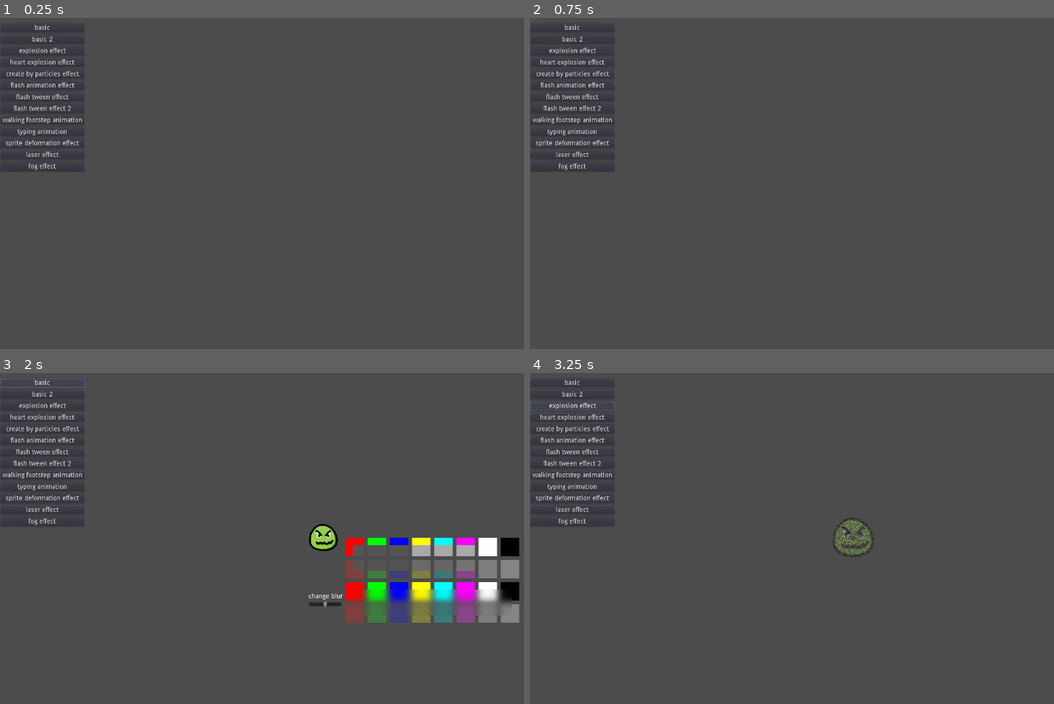
Above: before the commit, frames 1-4 (two rows, left to right).
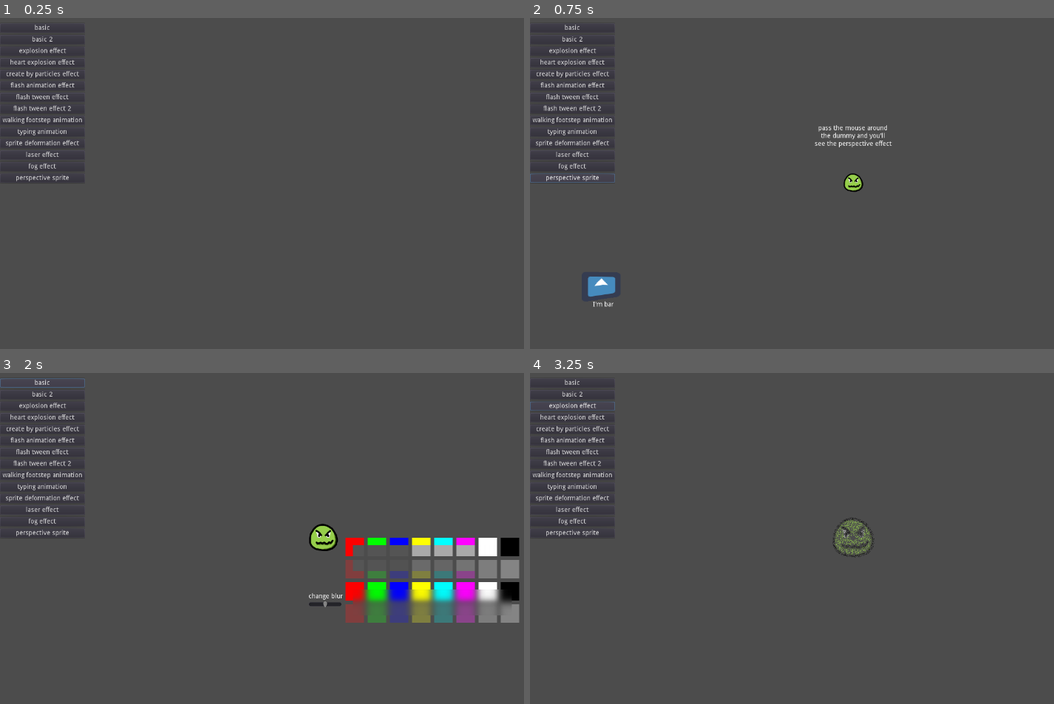
Above: after the commit, the same moments.

Repository: jttuboi/godot_projects_for_studies
Game: Godot game, scene res://World.tscn
Same seed, same stepped clock (60 frames per second), same inputs: the game is played once before the commit and once after it. The engine's default icon, where the game draws it, is replaced by a stand-in: a white triangle on a blue panel in a dark square.
Inputs (mouse positions are in pixels of both pictures, inside the frame that each line leads up to):
- Up to frame 1 (0.25 s): no input
- Up to frame 2 (0.75 s): click (571, 176) at 0.5 s, where only the run after the commit has a clickable "perspective sprite"
- Up to frame 3 (2 s): click "basic" at 1.25 s
- Up to frame 4 (3.25 s): click "basic 2" at 2 s; click "explosion effect" at 2.75 s

The runs differ from the first frame. In frame 1, 0.1% of the frame differs, in the area x 0-16%, y 47-50%; in frame 2, 0.9%, in the area x 0-70%, y 32-88%; in frame 3, 0.1%; in frame 4, 0.1%.

Commit message:
add perspective sprite technique.

Diff:
--- a/playground/World.gd
+++ b/playground/World.gd
@@ -104,6 +104,15 @@
 	_add_container(scene)
 
 
+# MIT license
+# https://godotshaders.com/shader/sprite-perspective-correection/
+# no license
+# https://github.com/Larrxi/godot-shader-skew-text
+func _on_PerspectiveSprite_pressed():
+	_clear_container()
+	var scene = preload("res://perspective_sprite/perspective_sprite.tscn").instance()
+	_add_container(scene)
+
 
 func _add_container(node):
 	node.position = $ContainerCenter.position
--- a/playground/World.tscn
+++ b/playground/World.tscn
@@ -119,10 +119,16 @@
 margin_bottom = 335.0
 text = "fog effect"
 
-[node name="_2" type="Control" parent="Menu/_/_"]
+[node name="PerspectiveSprite" type="Button" parent="Menu/_/_"]
 margin_top = 340.0
 margin_right = 184.0
-margin_bottom = 350.0
+margin_bottom = 360.0
+text = "perspective sprite"
+
+[node name="_2" type="Control" parent="Menu/_/_"]
+margin_top = 365.0
+margin_right = 184.0
+margin_bottom = 375.0
 rect_min_size = Vector2( 0, 10 )
 
 [node name="Container" type="Node2D" parent="."]
@@ -143,3 +149,4 @@
 [connection signal="pressed" from="Menu/_/_/SpriteDeformationEffect" to="." method="_on_SpriteDeformationEffect_pressed"]
 [connection signal="pressed" from="Menu/_/_/LaserEffect" to="." method="_on_LaserEffect_pressed"]
 [connection signal="pressed" from="Menu/_/_/FogEffect" to="." method="_on_FogEffect_pressed"]
+[connection signal="pressed" from="Menu/_/_/PerspectiveSprite" to="." method="_on_PerspectiveSprite_pressed"]
--- /dev/null
+++ b/playground/perspective_sprite/dummy2.gd
@@ -0,0 +1,37 @@
+extends "res://shared/dummy.gd"
+
+var mouse_on_card = false
+var mouse_position_for_skew = Vector2.ZERO
+
+
+func _ready():
+	var material = ShaderMaterial.new()
+	material.shader = preload("res://perspective_sprite/perspective_sprite_follow_mouse.shader")
+	$Sprite.material = material
+
+	$Sprite.material.set_shader_param("width", $Sprite.texture.get_width())
+	$Sprite.material.set_shader_param("height", $Sprite.texture.get_height())
+
+
+func _process(delta: float):
+	if not mouse_on_card:
+		# lerp position to (0, 0) if mouse outside bounds
+		mouse_position_for_skew = mouse_position_for_skew.linear_interpolate(Vector2.ZERO, 5 * delta)
+
+	$Sprite.material.set_shader_param("mouse_position", mouse_position_for_skew)
+
+
+func _input(event: InputEvent):
+	if event is InputEventMouseMotion:
+		var actual_rect = Rect2(-$Sprite.texture.get_width(), -$Sprite.texture.get_height(),
+		$Sprite.texture.get_width() * 2.0, $Sprite.texture.get_height() * 2.0)
+		print(actual_rect)
+		print(to_local(event.position))
+		if actual_rect.has_point(to_local(event.position)):
+			mouse_on_card = true
+
+			mouse_position_for_skew = to_local(event.position)
+		else:
+			# if on previous motion mouse was on card and on this frame mouse is moved out - reset flag
+			if mouse_on_card:
+				mouse_on_card = false
--- /dev/null
+++ b/playground/perspective_sprite/perspective_sprite.tscn
@@ -0,0 +1,62 @@
+[gd_scene load_steps=8 format=2]
+
+[ext_resource path="res://shared/dummy.tscn" type="PackedScene" id=2]
+[ext_resource path="res://shared/godot.png" type="Texture" id=3]
+[ext_resource path="res://perspective_sprite/perspective_sprite_image_bar.shader" type="Shader" id=4]
+[ext_resource path="res://perspective_sprite/perspective_sprite_follow_mouse.shader" type="Shader" id=5]
+[ext_resource path="res://perspective_sprite/dummy2.gd" type="Script" id=6]
+
+[sub_resource type="ShaderMaterial" id=2]
+shader = ExtResource( 5 )
+shader_param/width = 64.0
+shader_param/height = 64.0
+shader_param/mouse_position = Vector2( 0, 0 )
+
+[sub_resource type="ShaderMaterial" id=1]
+shader = ExtResource( 4 )
+shader_param/timeSin = 0.864
+shader_param/timeCos = 1.203
+shader_param/amplitudeX = -18.319
+shader_param/amplitudeY = 12.825
+
+[node name="PerspectiveSprite" type="Node2D"]
+
+[node name="Dummy" parent="." instance=ExtResource( 2 )]
+material = SubResource( 2 )
+script = ExtResource( 6 )
+
+[node name="HUD" type="CanvasLayer" parent="."]
+
+[node name="ImageBar" type="TextureRect" parent="HUD"]
+material = SubResource( 1 )
+margin_left = 118.772
+margin_top = 542.608
+margin_right = 182.772
+margin_bottom = 606.608
+texture = ExtResource( 3 )
+__meta__ = {
+"_edit_use_anchors_": false
+}
+
+[node name="Label" type="Label" parent="HUD"]
+margin_left = 135.589
+margin_top = 616.934
+margin_right = 180.589
+margin_bottom = 630.934
+text = "I'm bar"
+__meta__ = {
+"_edit_use_anchors_": false
+}
+
+[node name="Label2" type="Label" parent="HUD"]
+margin_left = 616.232
+margin_top = 234.594
+margin_right = 783.232
+margin_bottom = 282.594
+text = "pass the mouse around
+the dummy and you'll
+see the perspective effect"
+align = 1
+__meta__ = {
+"_edit_use_anchors_": false
+}
--- /dev/null
+++ b/playground/perspective_sprite/perspective_sprite_follow_mouse.shader
@@ -0,0 +1,45 @@
+shader_type canvas_item;
+
+uniform float width = 64;
+uniform float height = 64;
+uniform vec2 mouse_position = vec2(0, 0);
+
+void fragment() {
+	vec2 uv = UV;
+
+	// map skew to [-0.5, 0.5]
+	float skew_x = mouse_position.x / width;
+	float skew_y = mouse_position.y / height;
+
+	// map to [-0.5, 0.5]
+	uv.x = (uv.x - 0.5);
+	uv.y = (uv.y - 0.5);
+
+	// ratio - how far are currnet point from mouse position
+	float sx = 1.0 - (uv.x * skew_x);
+	float sy = 1.0 - (uv.y * skew_y);
+
+	// calculate z (depth) depending on ratio
+	float z = 1.0 + (sx * sy) / 2.0;
+	// correct perspective for given point
+	uv.x = uv.x / z;
+	uv.y = uv.y / z;
+
+	// scale a bit down a reset mapping from [-0.5, 0.5] to [0, 1]
+	uv.x = uv.x / 0.45 + 0.5;
+	uv.y = uv.y / 0.45 + 0.5;
+	COLOR = texture(TEXTURE, uv);
+
+	// if uv outside texture - then use transparent color
+	if (uv.x < 0.0 || uv.x > 1.0) {
+		COLOR.a = 0.0;
+	} else if (uv.y < 0.0 || uv.y > 1.0) {
+		COLOR.a = 0.0;
+	} else {
+		// brightness
+		float brightness = 1.0 - mouse_position.y / (height / 2.0) * 0.2;
+		COLOR.rgb = texture(TEXTURE, uv, 1.0).rgb * brightness;
+
+		COLOR.a = texture(TEXTURE, uv, 1.0).a;
+	}
+}
--- /dev/null
+++ b/playground/perspective_sprite/perspective_sprite_image_bar.shader
@@ -0,0 +1,14 @@
+shader_type canvas_item;
+
+uniform float timeSin = 1.0f;
+uniform float timeCos = 1.0f;
+uniform float amplitudeX = 1.0f;
+uniform float amplitudeY = 20.0f;
+
+void vertex() {
+	float vertPosX = cos(timeCos + VERTEX.x) * amplitudeX;
+	float vertPosY = sin(timeSin + VERTEX.y + VERTEX.x) * amplitudeY;
+
+	VERTEX.x = VERTEX.x + vertPosX;
+	VERTEX.y = VERTEX.y + vertPosY;
+}
